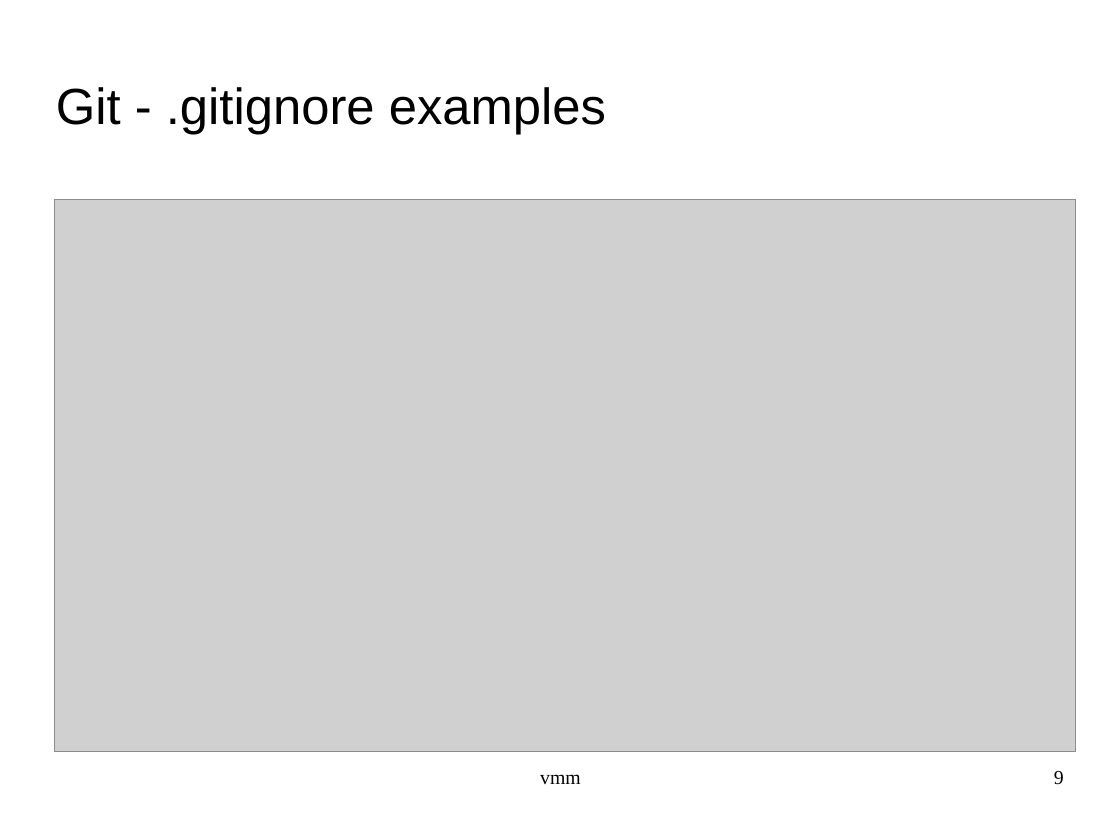
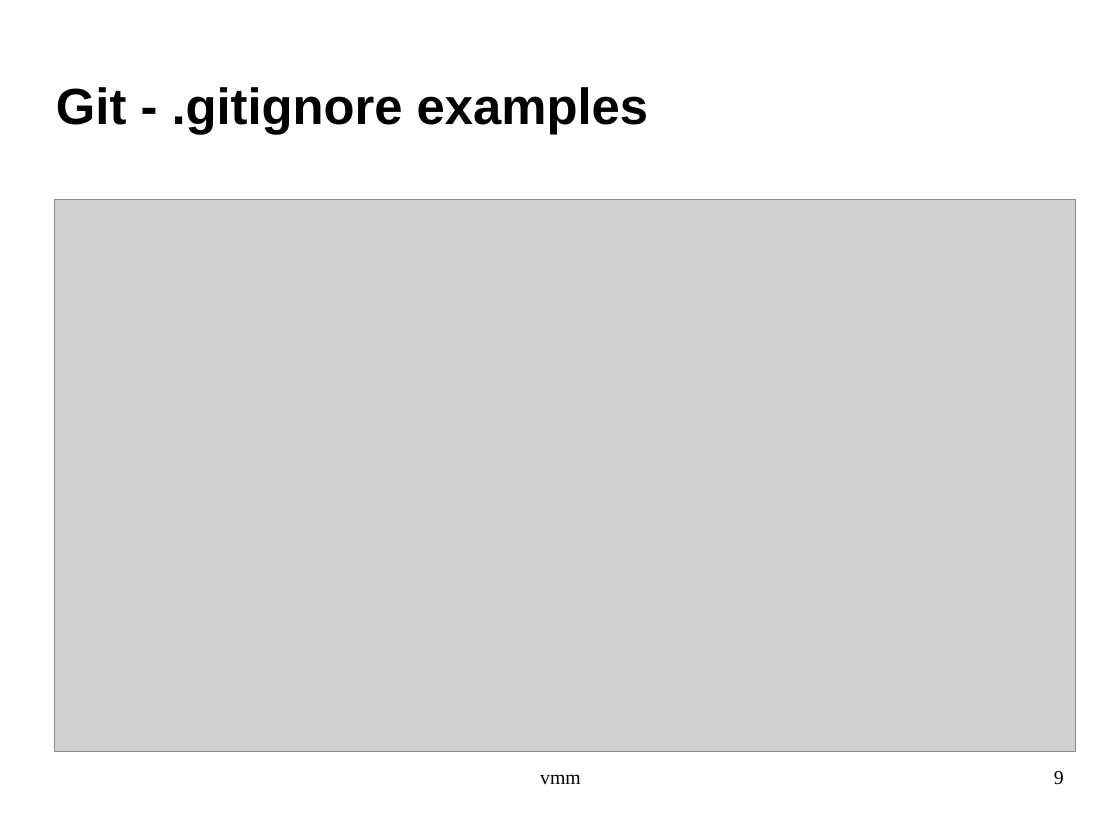
Before and after one commit to archpriestgnu/git_tut, a slide deck: slide 9 of git.odp. Drawn at 1120x840 pixels with LibreOffice and Linux fonts; fonts in the diff are those of the drawing; grey boxes stand for pictures; background and template pictures are left out. Boxes give left, top, right and bottom in pixels: in the first picture for what was removed or moved away, otherwise in the second. Text is boxed around its words. In the diff, an @@ line names an element or a change of style, - is before the commit and + after.

Commit message:
Finished.

```diff
--- a/git.odp
+++ b/git.odp
@@ title "Git - .gitignore examples" at (56,87,648,134): bold on @@
```
Also in this commit, not shown: 7 slides added.
